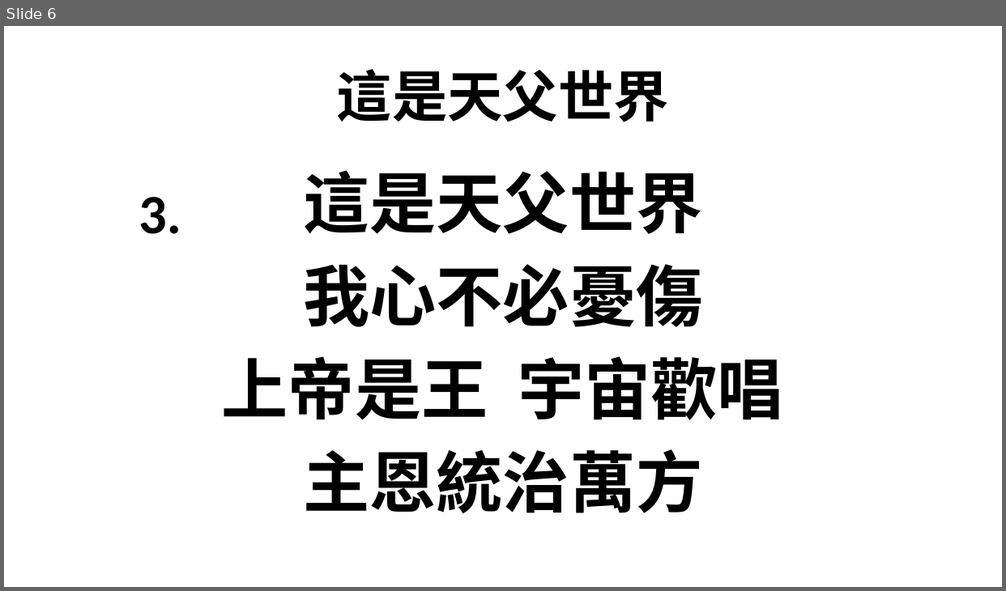
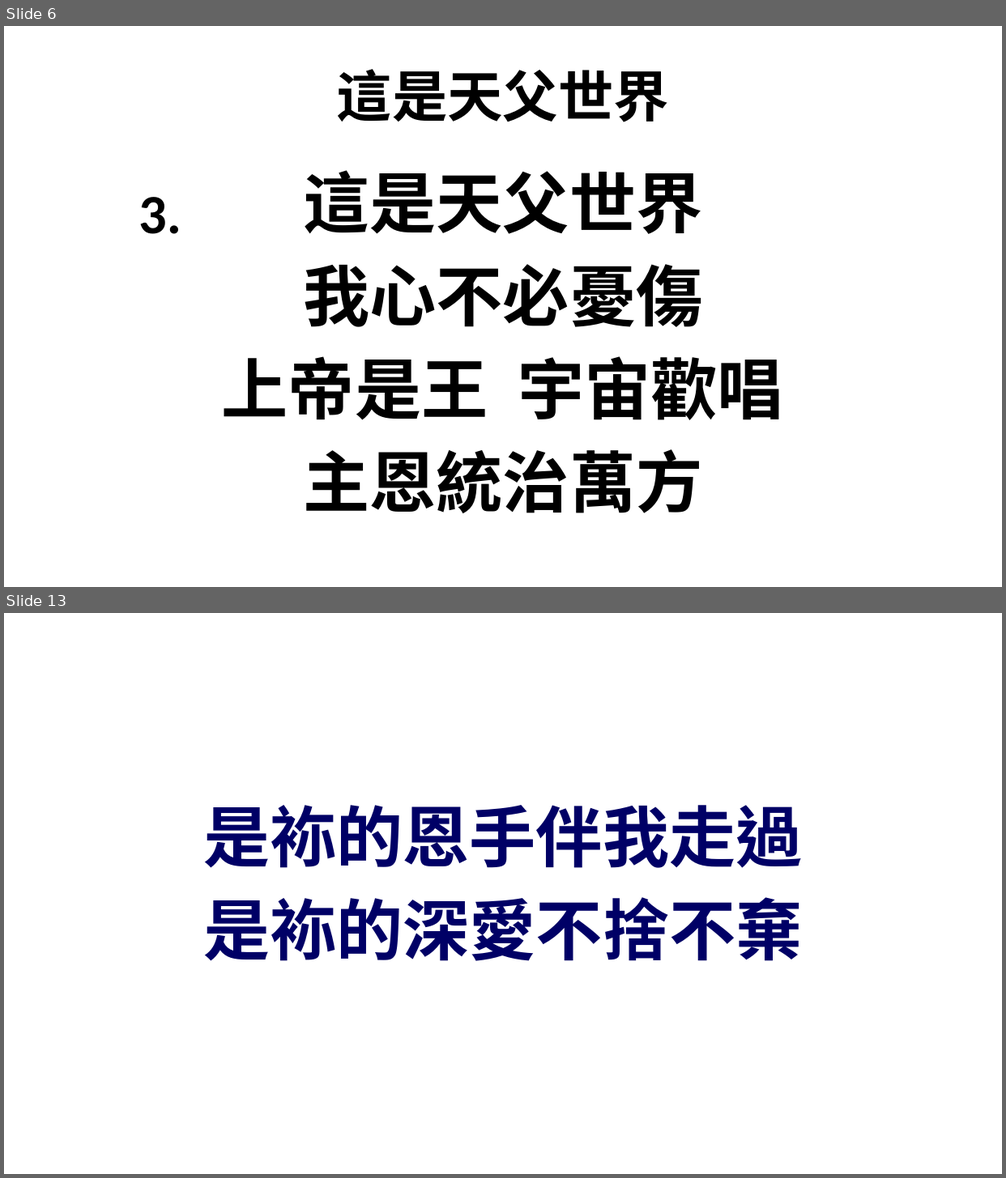
Before and after one commit to batisuoc/bible-school, a slide deck: 2020/10月.pptx. Shown one above the other, each under a label of ours: slide 6 before the commit, slides 6 and 13 after it; the slides between them are not shown. The pictures are 1006x591 and 1006x1178 pixels, drawn with LibreOffice and Linux fonts; fonts in the diff are those of the drawing; background and template pictures are left out. Boxes give left, top, right and bottom in pixels: in the first picture for what was removed or moved away, otherwise in the second. Text is boxed around its words. In the diff, an @@ line names an element or a change of style, - is before the commit and + after.

```diff
--- a/2020/10月.pptx
+++ b/2020/10月.pptx
@@ slide 13 added at bbox=[4, 613, 1002, 1174], background picture (left out) @@
@@ text added at bbox=[203, 805, 802, 961], 48 pt, text #000066, bold @@
+是袮的恩手伴我走過
+是袮的深愛不捨不棄
```
Also in this commit, not shown: 18 other slides added.
